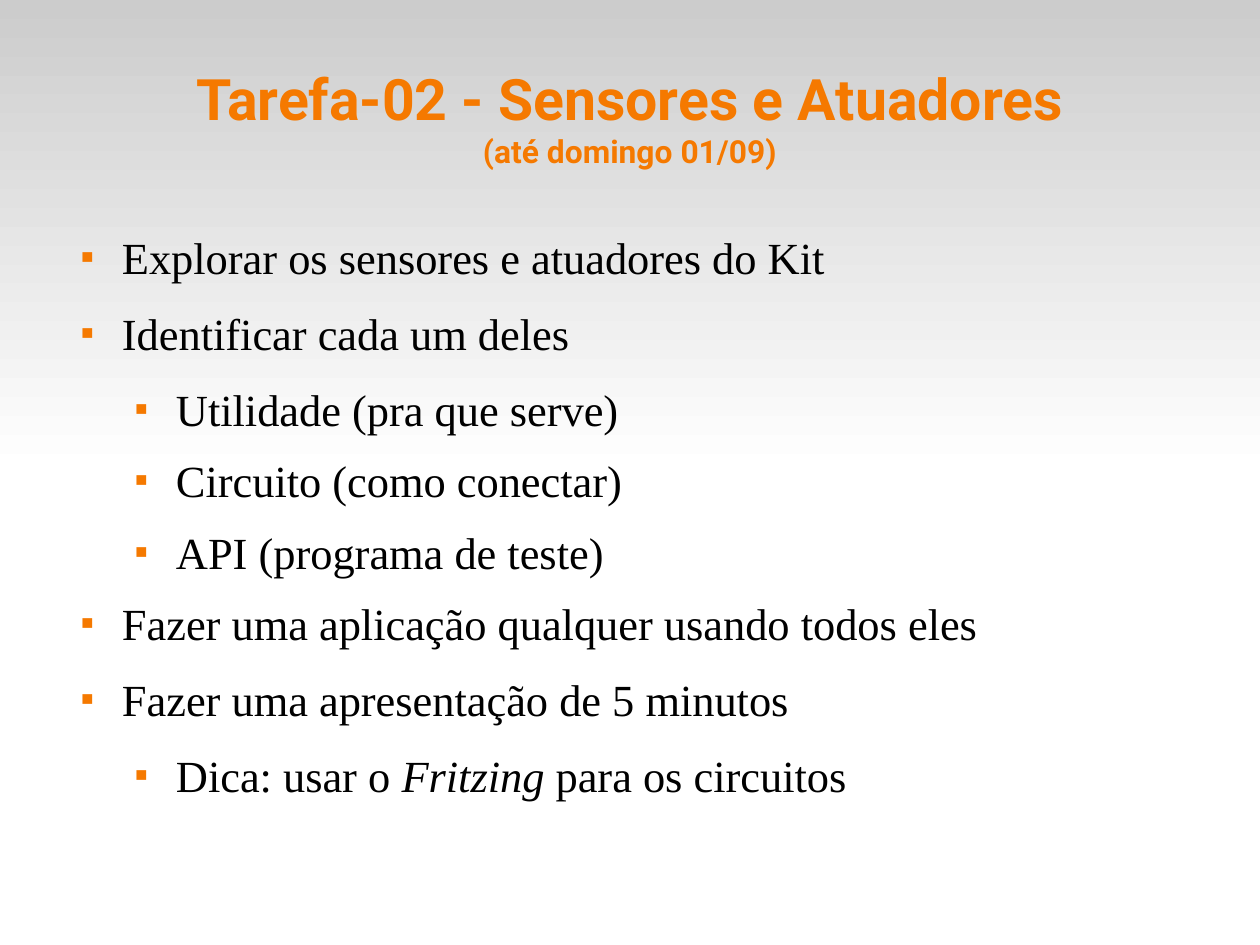
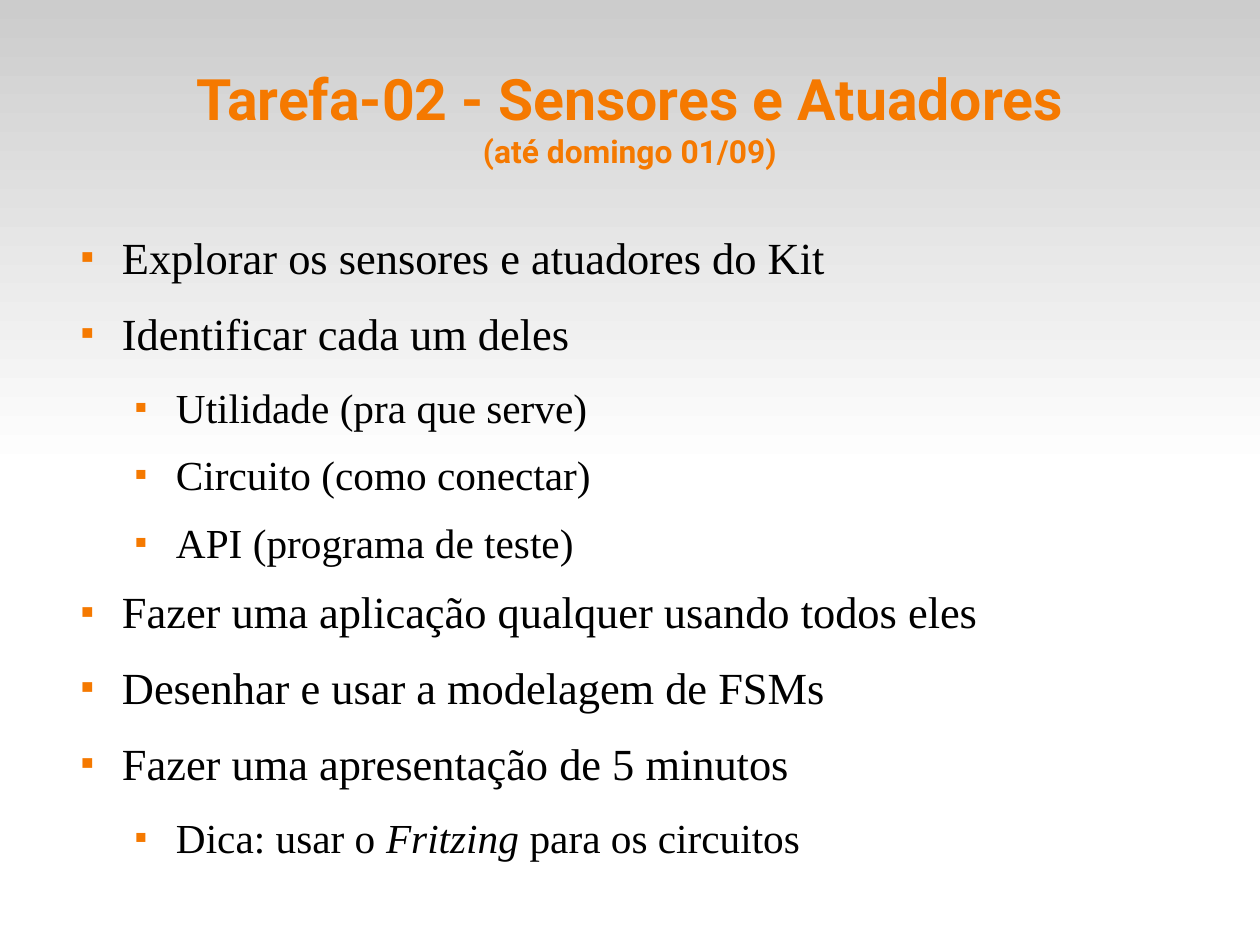
Before and after one commit to fsantanna-uerj/SE, a slide deck: slide 13 of Slides/se-00-intro.odp (slide 12 before the commit). Drawn at 1260x945 pixels with LibreOffice and Linux fonts; fonts in the diff are those of the drawing. Boxes give left, top, right and bottom in pixels: in the first picture for what was removed or moved away, otherwise in the second. Text is boxed around its words. In the diff, an @@ line names an element or a change of style, - is before the commit and + after.

```diff
--- a/Slides/se-00-intro.odp
+++ b/Slides/se-00-intro.odp
@@ text at (x1=176, y1=394, x2=800, y2=862): size 28 to 26 pt in "Utilidade (pra que serve)", "Circuito (como conectar)", "API (programa de teste)", "Dica: usar o Fritzing para os circuitos" @@
@@ text at (x1=122, y1=673, x2=824, y2=713): paragraph added @@
+■ Desenhar e usar a modelagem de FSMs
```
Also in this commit, not shown: 2 other slides changed, 2 slides added, 8 other files.
